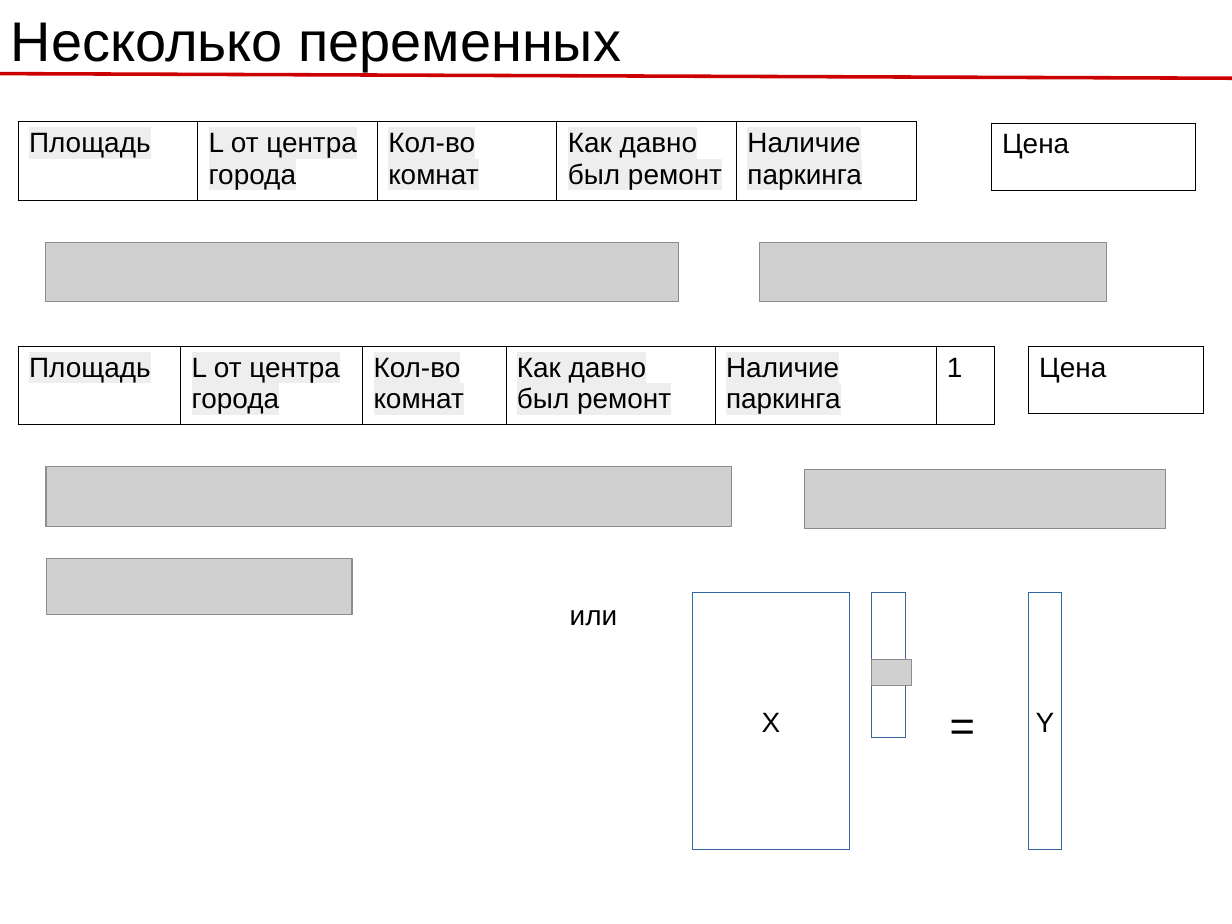
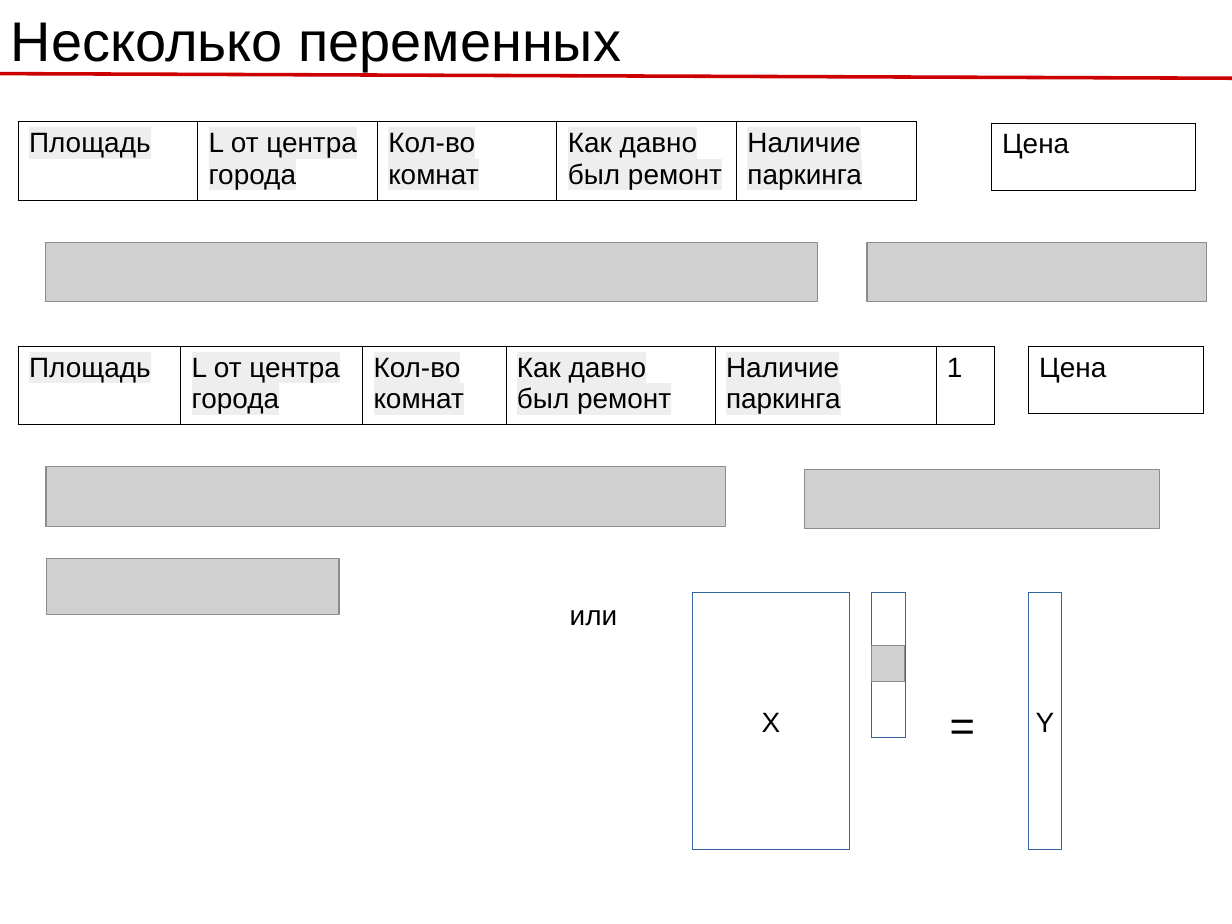
Before and after one commit to rykachevskiy/239, a slide deck: slide 6 of 1/1.1 Linear regression, SGD.odp. Drawn at 1232x924 pixels with LibreOffice and Linux fonts; fonts in the diff are those of the drawing; grey boxes stand for pictures. Boxes give left, top, right and bottom in pixels: in the first picture for what was removed or moved away, otherwise in the second. Text is boxed around its words. In the diff, an @@ line names an element or a change of style, - is before the commit and + after.

```diff
--- a/1/1.1 Linear regression, SGD.odp
+++ b/1/1.1 Linear regression, SGD.odp
@@ picture: place and size @@
-picture at [46, 243, 679, 302]
+picture at [46, 243, 817, 302]
@@ picture: place and size @@
-picture at [760, 243, 1107, 302]
+picture at [868, 243, 1207, 302]
@@ picture: place and size @@
-picture at [46, 467, 732, 527]
+picture at [46, 467, 726, 527]
@@ picture: place and size @@
-picture at [805, 470, 1166, 529]
+picture at [805, 470, 1160, 529]
@@ picture: place and size @@
-picture at [47, 559, 352, 615]
+picture at [47, 559, 340, 615]
@@ picture: place and size @@
-picture at [872, 660, 912, 685]
+picture at [872, 646, 906, 682]
```
Also in this commit, not shown: 4 other slides changed, 6 slides added, 1 slide removed, 11 other files.
